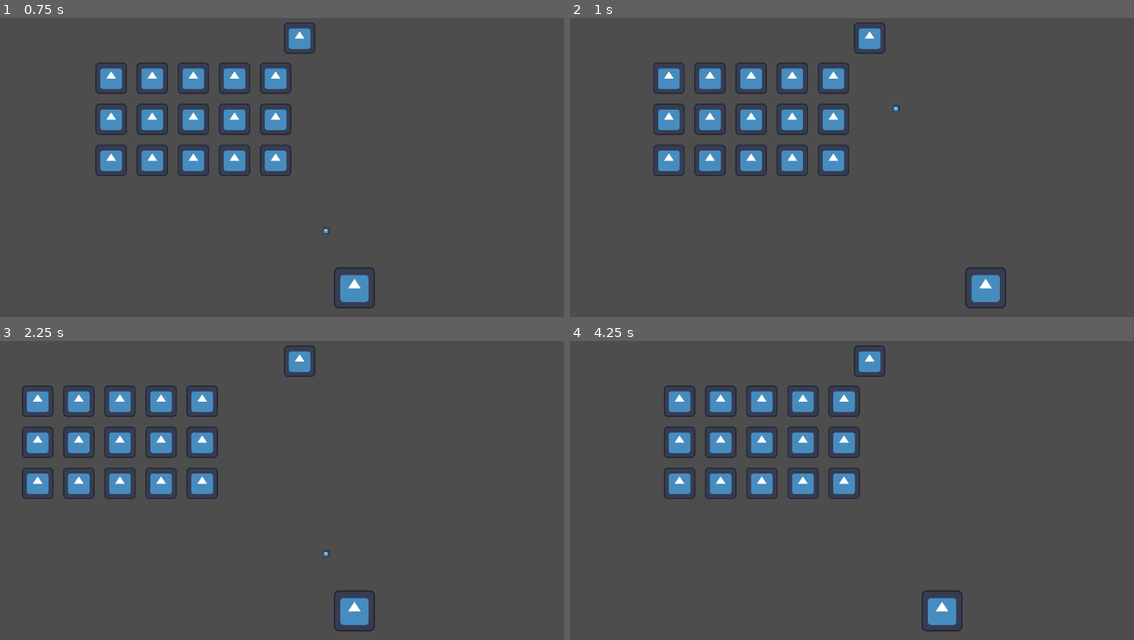
Above: before the commit, frames 1-4 (two rows, left to right).
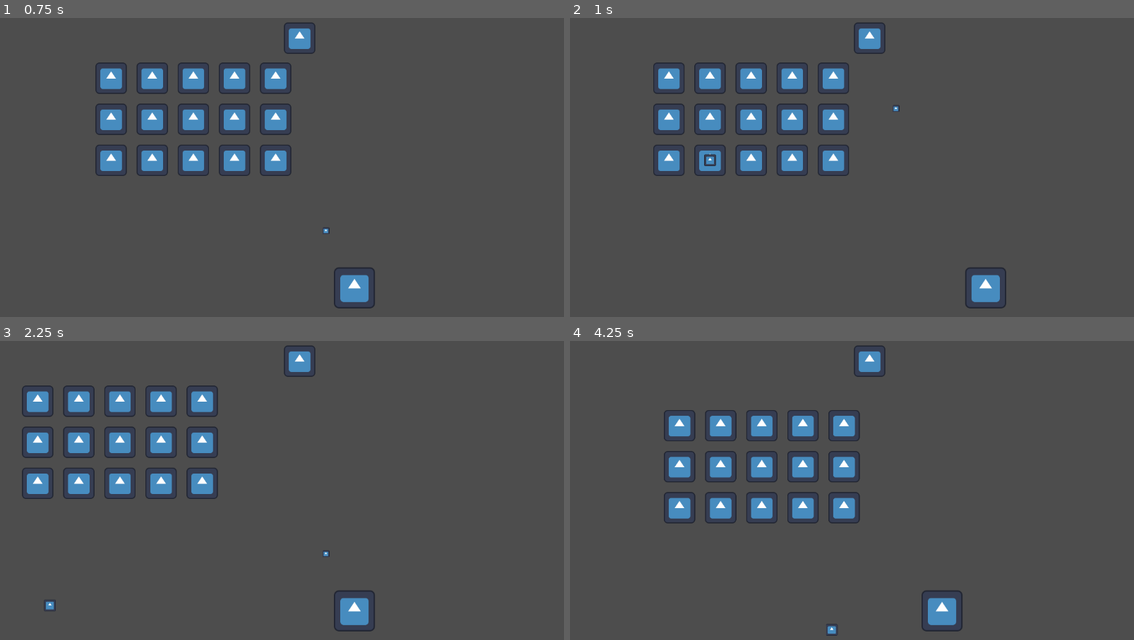
Above: after the commit, the same moments.

Repository: ArtemTopolskyi/space-invaders
Game: Godot game, scene res://scenes/level/level.tscn
Two runs of this game, one before a commit and one after it. Both use one fixed random seed, a clock stepped at 60 frames per second and the inputs below. The engine's default icon, where the game draws it, is replaced by a stand-in: a white triangle on a blue panel in a dark square.
Inputs:
- Up to frame 1 (0.75 s): hold D (right) from 0.53 s (still down); tap Space (space) at 0.6 s
- Up to frame 2 (1 s): keep holding D (right)
- Up to frame 3 (2.25 s): release D (right) at 1.28 s; hold A (left) 1.28-2.03 s; tap Space (space) at 1.35, 2.1 s; hold D (right) from 2.03 s (still down)
- Up to frame 4 (4.25 s): tap Space (space) at 2.85, 3.6 s; release D (right) at 3.53 s; hold A (left) from 3.53 s (still down)

Frame 1 is identical in both runs. In frame 2, less than 0.1% of the frame differs, in the area x 23-26%, y 45-50%; in frame 3, less than 0.1%; in frame 4, 8.5%, in the area x 16-52%, y 14-99%.

Commit message:
moving enemies vertically; shooting logic

Diff:
--- a/scenes/enemy/enemy.gd
+++ b/scenes/enemy/enemy.gd
@@ -14,7 +14,7 @@
 func shoot_bullet() -> void:
   var bullet = BULLET_SCENE.instantiate();
 
-  bullet.position = position;
+  bullet.global_position = global_position;
 
   get_tree().root.add_child(bullet);
 
--- a/scenes/enemy_grid/enemy_grid.gd
+++ b/scenes/enemy_grid/enemy_grid.gd
@@ -3,9 +3,12 @@
 const ENEMY_SCENE = preload("res://scenes/enemy/enemy.tscn");
 
 @export var speed: float = 100.0;
+@export var vertical_transition_distance: float = 50.0;
 
 @export var columns: int = 5;
 @export var rows: int = 3;
+
+@onready var enemies_container: Node2D = $EnemiesContainer;
 
 var grid_spacing: Vector2 = Vector2(20, 20);
 
@@ -13,6 +16,8 @@
 
 func _ready() -> void:
   spawn_enemies();
+
+  $ShootingInterval.timeout.connect(shoot);
 
 
 func _physics_process(delta: float) -> void:
@@ -31,7 +36,7 @@
         row * grid_spacing.y + row * enemy_size.y
       );
 
-      add_child(enemy);
+      enemies_container.add_child(enemy);
 
 
 func move_grid(delta: float) -> void:
@@ -40,9 +45,11 @@
   if (should_change_movement_direction()):
     current_movement_direction = -current_movement_direction;
 
+    position.y += vertical_transition_distance;
+
 
 func should_change_movement_direction() -> bool:
-  return get_children().any(
+  return enemies_container.get_children().any(
     func(enemy: Node2D):
       var enemy_size = enemy.get_size();
 
@@ -51,3 +58,24 @@
           or (enemy.global_position.x + (enemy_size.x / 2) + grid_spacing.x) > get_viewport_rect().size.x
       );
   );
+
+func shoot() -> void:
+  var closest_enemies_by_x_position: Dictionary = {};
+
+  for current_enemy in enemies_container.get_children():
+    var current_enemy_position = current_enemy.position;
+
+    if (
+      not closest_enemies_by_x_position.has(current_enemy_position.x)
+        or closest_enemies_by_x_position.get(current_enemy_position.x).position.y < current_enemy_position.y
+    ):
+      closest_enemies_by_x_position.set(current_enemy_position.x, current_enemy);
+
+  var closest_enemies = closest_enemies_by_x_position.values();
+
+  if (closest_enemies.size() == 0):
+    return;
+
+  var random_enemy = closest_enemies[randi_range(0, closest_enemies.size() - 1)];
+
+  random_enemy.shoot_bullet();
--- a/scenes/enemy_grid/enemy_grid.tscn
+++ b/scenes/enemy_grid/enemy_grid.tscn
@@ -4,3 +4,8 @@
 
 [node name="EnemyGrid" type="Node2D"]
 script = ExtResource("1_p0p2i")
+
+[node name="ShootingInterval" type="Timer" parent="."]
+autostart = true
+
+[node name="EnemiesContainer" type="Node2D" parent="."]
